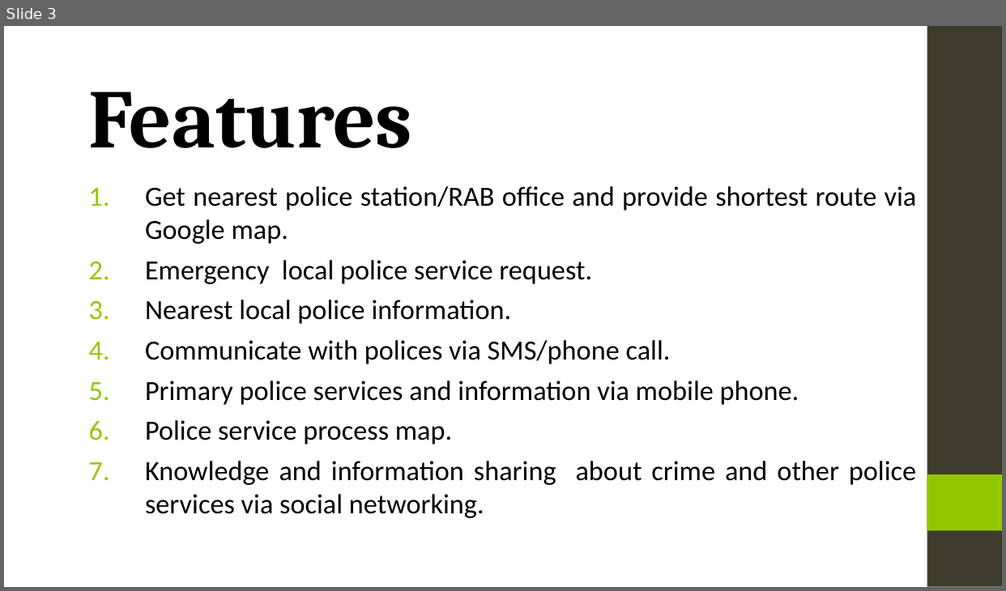
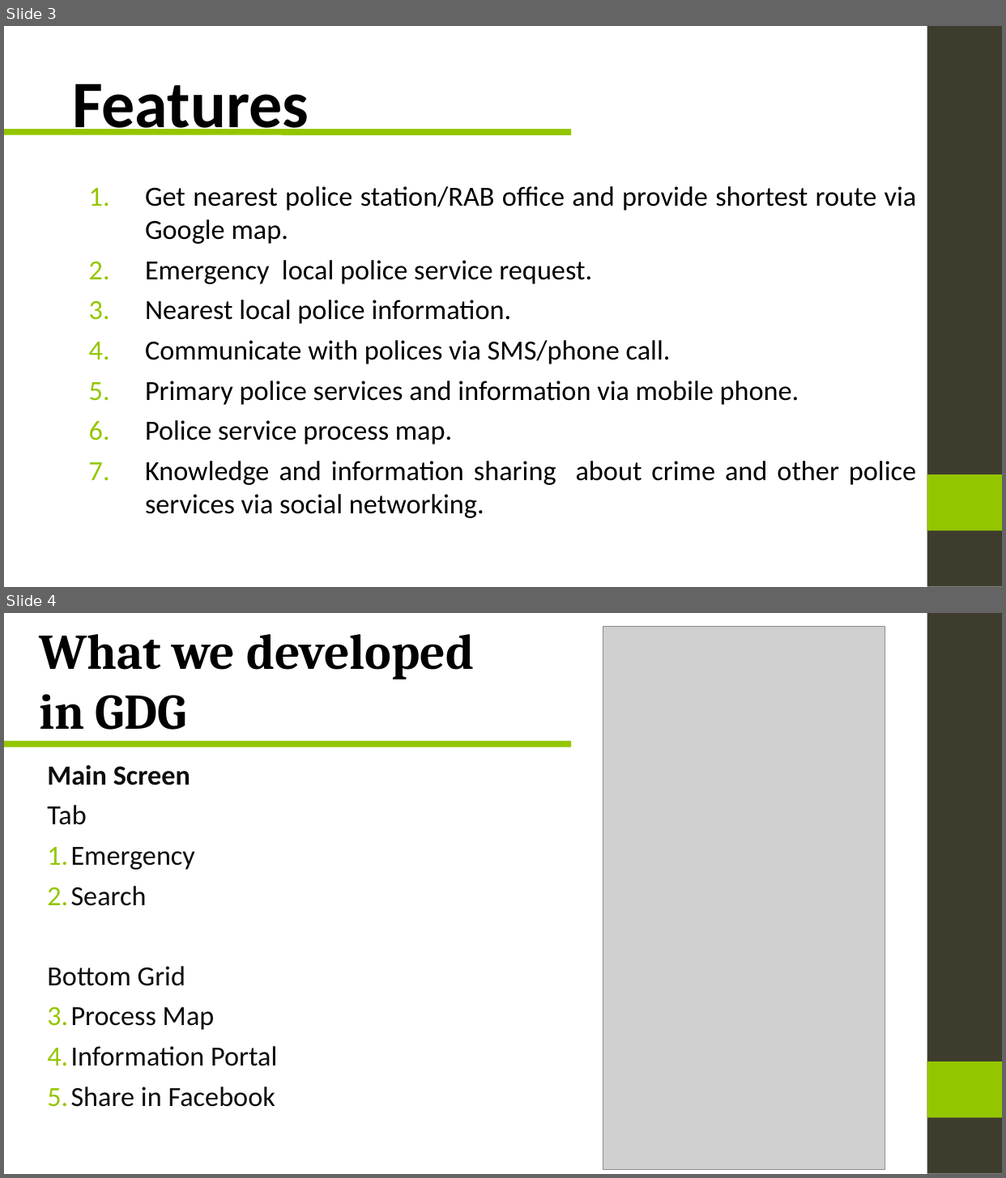
Before and after one commit to ServiceInnovationCamp/Group23, a slide deck: Team 23.ppt. Shown one above the other, each under a label of ours: slide 3 before the commit, slides 3 and 4 after it. The pictures are 1006x591 and 1006x1178 pixels, drawn with LibreOffice and Linux fonts; fonts in the diff are those of the drawing; grey boxes stand for pictures; background and template pictures are left out. Boxes give left, top, right and bottom in pixels: in the first picture for what was removed or moved away, otherwise in the second. Text is boxed around its words. In the diff, an @@ line names an element or a change of style, - is before the commit and + after.

Commit message:
Bangladesh Police Portal
3rd version of the presentation, 08-31-2013 7:20AM

```diff
--- a/Team 23.ppt
+++ b/Team 23.ppt
@@ slide 4 added at (4,613,1002,1174), background picture (left out); not listed: 2 template elements that a slide beside it also shows @@
@@ title added at (39,634,474,730), 36 pt, text #000000, bold @@
+What we developed
+in GDG
@@ picture added at (603,626,885,1169) @@
@@ line added from (4, 743) to (571, 743), #94C600 4.51 pt @@
@@ subtitle added at (47,765,277,1107), 20 pt, text #0D0D0D @@
+Main Screen
+Tab
+1. Emergency
+2. Search
+Bottom Grid
+1. Process Map
+2. Information Portal
+3. Share in Facebook
@@ slide 3 changed as well @@
@@ title "Features": place and size @@
-title "Features" at (89,92,413,148)
+title "Features" at (72,84,309,135)
@@ title "Features" at (72,84,309,135): size 60 to 48 pt, font Cambria to Calibri @@
@@ line added from (4, 132) to (571, 132), #94C600 4.51 pt @@
```
Also in this commit, not shown: 4 other slides changed, 4 other slides added, 3 slides removed.
